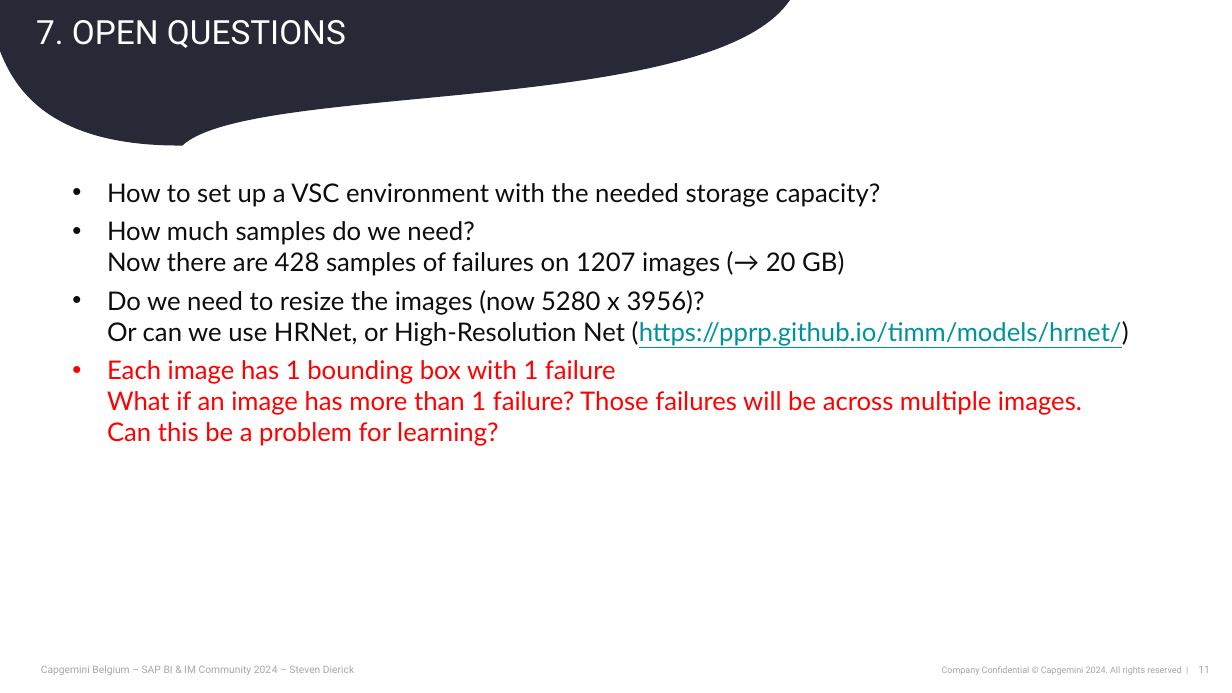
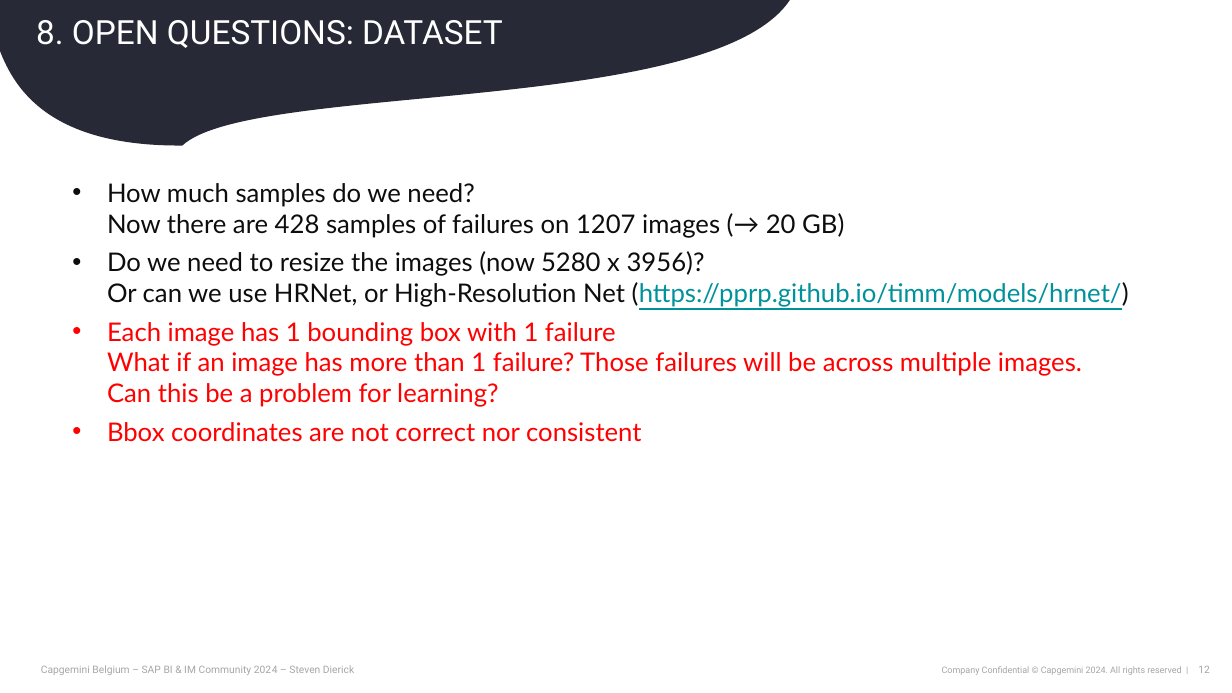
Before and after one commit to dierickonline/tower, a slide deck: slide 12 of High Voltage Tower Conditions.pptx (slide 11 before the commit). Drawn at 1232x693 pixels with LibreOffice and Linux fonts; fonts in the diff are those of the drawing. Boxes give left, top, right and bottom in pixels: in the first picture for what was removed or moved away, otherwise in the second. Text is boxed around its words. In the diff, an @@ line names an element or a change of style, - is before the commit and + after.

```diff
--- a/High Voltage Tower Conditions.pptx
+++ b/High Voltage Tower Conditions.pptx
@@ title at box(36, 20, 503, 48): text changed @@
-7. OPEN QUESTIONS
+8. OPEN QUESTIONS: DATASET
@@ text at box(107, 183, 881, 207): paragraph removed @@
-• How to set up a VSC environment with the needed storage capacity?
@@ text at box(107, 422, 641, 442): paragraph added @@
+• Bbox coordinates are not correct nor consistent
@@ page number at box(1198, 666, 1210, 673): text changed @@
-11
+12
```
Also in this commit, not shown: 3 slides added.
